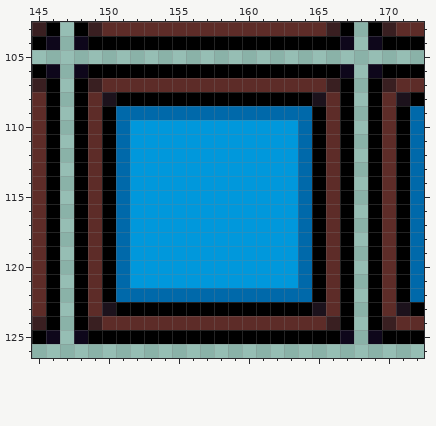
File history of a pixel-art file, BurningKnight/Content/Animations/achievements.ase. The picture above is the old version.
211x127 pixels, 1 frame. Shown: x 145..172, y 103..126.
After the commit:
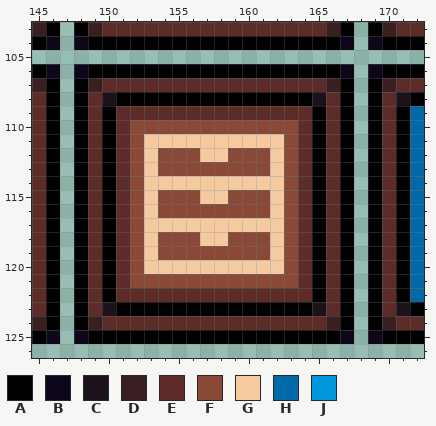
Palette (. is transparent): A #000000  B #0e071b  C #1c121c  D #391f21  E #5d2c28  F #8a4836  G #f6ca9f  H #0069aa  J #0098dc
The author wrote: New achievement: collector
The edit:
The author changed colour H to colour E in row 109 at x 151 to 164; in rows 110 to 121 at x 151 and 164; in row 122 at x 151 to 164.
The author changed colour J to colour F in row 110 at x 152 to 163; in row 111 at x 152 and 163; in row 112 at x 152, 154 to 156, 159 to 161 and 163; in row 113 at x 152, 154 to 161 and 163; in row 114 at x 152 and 163; in row 115 at x 152, 154 to 156, 159 to 161 and 163.
The author changed colour J to colour F in row 116 at x 152, 154 to 161 and 163; in row 117 at x 152 and 163; in row 118 at x 152, 154 to 156, 159 to 161 and 163; in row 119 at x 152, 154 to 161 and 163; in row 120 at x 152 and 163; in row 121 at x 152 to 163.
The author changed colour J to colour G in row 111 at x 153 to 162; in row 112 at x 153, 157 to 158 and 162; in row 113 at x 153 and 162; in row 114 at x 153 to 162; in row 115 at x 153, 157 to 158 and 162; in row 116 at x 153 and 162.
The author changed colour J to colour G in row 117 at x 153 to 162; in row 118 at x 153, 157 to 158 and 162; in row 119 at x 153 and 162; in row 120 at x 153 to 162.
Pixel boxes of the changes (left, top, right, bottom) in both pictures:
changed: (116, 106, 312, 302)
